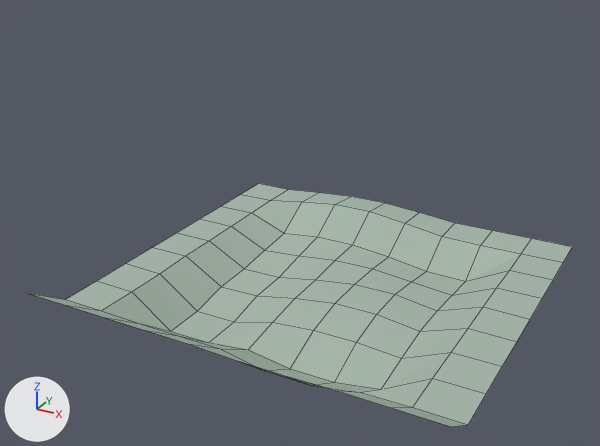
An edit to the Blender file static/assets/models/terrain.blend, drawn before and after from the same camera.
Before and after are seen from a 50 mm camera at (26.8, -43.1, 19.4) aimed at (9.2, -11.2, 3.4). The lights are fixed; the arrows at lower left show +X, +Y and +Z. Mesh edges are drawn as thin lines.

The older version as bpy lines, for what is in view:
```python
me_grid_003 = bpy.data.meshes.new('Grid.003')
me_grid_003.from_pydata(...)  # 100 vertices, 81 faces; spans x -10.0..10.0, y -10.0..10.0, z -0.4..2.6
me_grid_003.materials.append(mat_material_002)  # grey #a8b8ac
ob_grid = bpy.data.objects.new('Grid', me_grid_003)
ob_grid.location = (10.02, -9.99, -1.19)
```
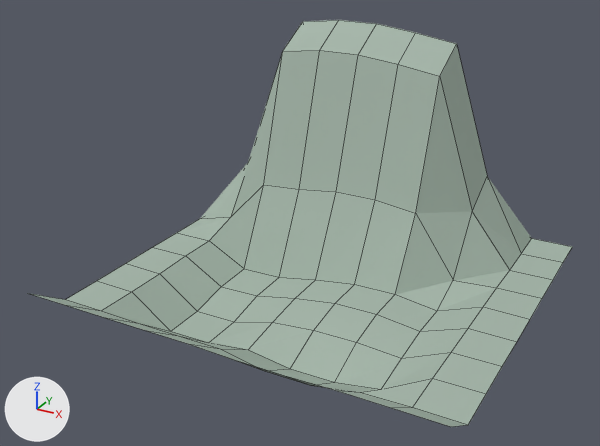
Boxes [x1, y1, x2, y2] around the edits, measured in the pictures (600 x 446 px; the box of a moved part takes in the faces that stretch with it):
'Grid', reshaped (67% taller)
    before: [28, 183, 572, 427]
    after: [28, 20, 572, 427]
part 1 of me_grid_003, moved or reshaped
    before: [177, 219, 265, 269]
    after: [177, 186, 263, 269]
part 2 of me_grid_003, moved or reshaped
    before: [437, 270, 509, 311]
    after: [437, 212, 509, 311]
part 3 of me_grid_003, moved or reshaped
    before: [442, 223, 532, 253]
    after: [488, 178, 532, 253]
part 4 of me_grid_003, moved or reshaped
    before: [200, 206, 284, 250]
    after: [200, 52, 283, 219]
part 5 of me_grid_003, moved or reshaped (not visible afterwards)
    before: [222, 183, 319, 233]
part 6 of me_grid_003, moved or reshaped
    before: [355, 257, 466, 310]
    after: [355, 64, 472, 310]
part 7 of me_grid_003, moved or reshaped
    before: [303, 192, 521, 281]
    after: [440, 44, 521, 270]
part 8 of me_grid_003, moved or reshaped
    before: [245, 233, 388, 284]
    after: [244, 50, 398, 284]
part 9 of me_grid_003, moved or reshaped
    before: [285, 202, 442, 271]
    after: [283, 20, 457, 76]

The change, as a diff of the scene's bpy script:
```diff
--- a/static/assets/models/terrain.blend.py
+++ b/static/assets/models/terrain.blend.py
@@ me_grid_003 @@
 # used by ob_grid; location = (10.02, -9.99, -1.19)
-me_grid_003.from_pydata(...)  # 100 vertices, 81 faces; spans x -10.0..10.0, y -10.0..10.0, z -0.4..2.6
+me_grid_003.from_pydata(...)  # 100 vertices, 81 faces; spans x -10.0..10.0, y -10.0..10.0, z -0.4..12.6
+# me_grid_003 part 1: the 1 vertex in x -7.8, y 3.3, z 1.2 is moved by (0.0, 0.0, 0.6)
+# me_grid_003 part 2: the 1 vertex in x 5.6, y 3.3, z 0.2 is moved by (0.0, 0.0, 0.8)
+# me_grid_003 part 3: the 1 vertex in x 5.6, y 10.0, z 1.2 is moved by (0.0, 0.0, 0.8)
+# me_grid_003 part 4: the 1 vertex in x -7.8, y 5.6, z 1.2 is moved by (0.0, 0.0, 3.4)
+# me_grid_003 part 5: the 1 vertex in x -7.8, y 7.8, z 1.2 is moved by (0.0, 0.0, 3.9)
+# me_grid_003 part 6: the 1 vertex in x 3.3, y 3.3, z 0.4 is moved by (0.0, 0.0, 3.9)
+# me_grid_003 part 7: 7 of the vertices in x -5.6..5.6, y 5.6..10.0, z 0.0..1.6 are moved by (0.0, 0.0, 4.0)
+# me_grid_003 part 8: 4 of the vertices in x -5.6..1.1, y 3.3, z 0.2..0.6 are moved by (0.0, 0.0, 4.0)
+# me_grid_003 part 9: all 10 vertices in x -5.6..3.3, y 5.6..7.8, z 0.1..1.9 are moved by (0.0, 0.0, 10.7)
 me_grid_003.materials.append(mat_material_002)
```
